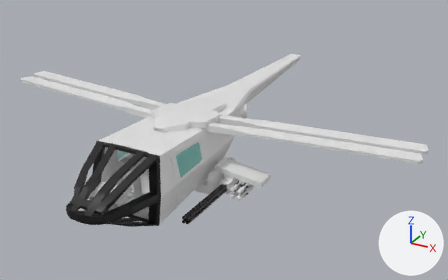
What one commit did to the Blender file space/dragonfly/Assets/dragonflymodern.blend.
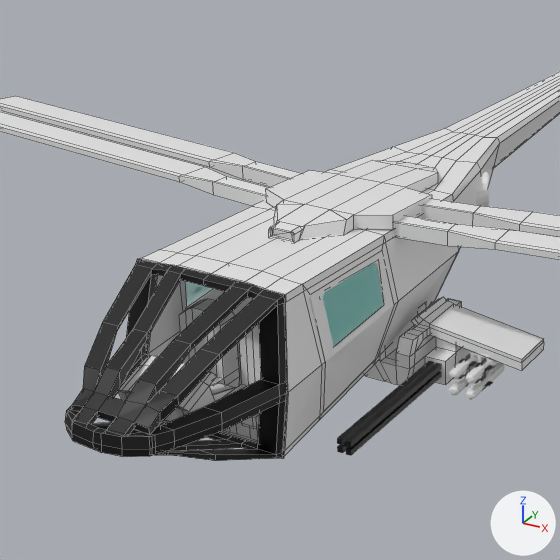
Old and new are each drawn whole from a 50 mm lens placed at (4.14, -5.02, 4.33), pointed at (0.15, 2.23, 0.71) and again close up on the part from 9% to 62% of the width and 11% to 96% of the height. The axes (+X, +Y, +Z) are drawn at lower right. The lights are the same throughout. The close-ups show mesh edges as thin lines.

Objects in the first close-up: 'Cube', 'Cube.016', 'Cube.041', 'Cube.058', 'Cube.059', 'backblade', 'backblade.001', 'barrel', 'cockpitframe', 'door_left', 'forwardblade', 'forwardblade.001'.
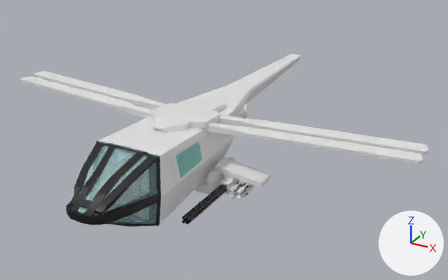
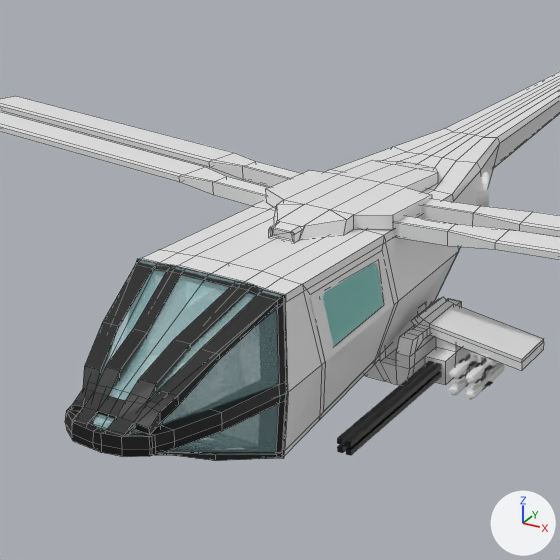
Pixel boxes (x1, y1, x2, y2) of what changed, in the close-ups (560 x 560 px):
'cockpit', shown: after (91, 259, 288, 455)
'Cube', unchanged, covered by the edit: before (118, 355, 235, 424)
'Cube.054', unchanged, covered by the edit: before (179, 299, 239, 388)
'Cube.053', unchanged, covered by the edit: before (222, 323, 261, 440)

The edits, one by one:
Object 'cockpit' (ob_cockpit) is now shown.
